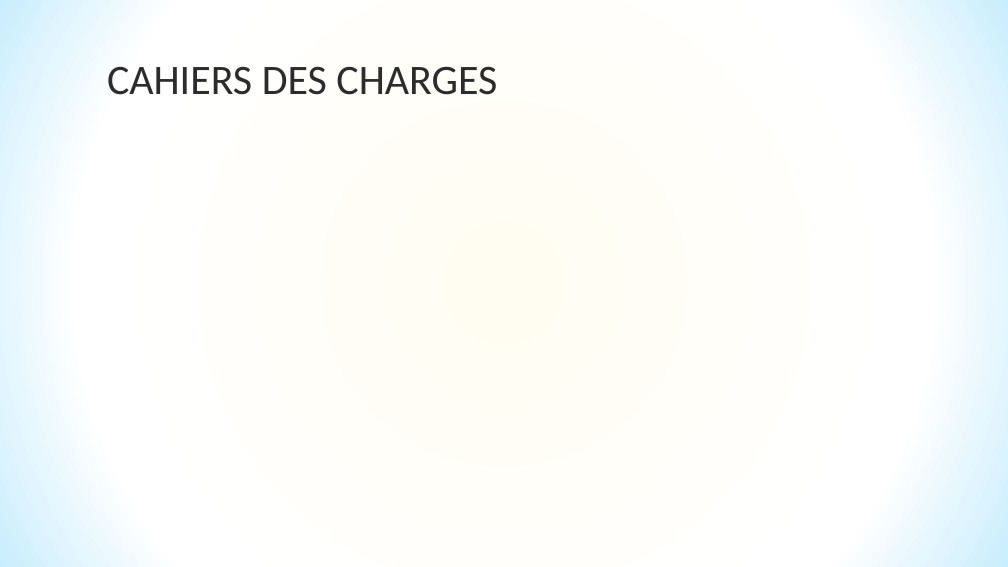
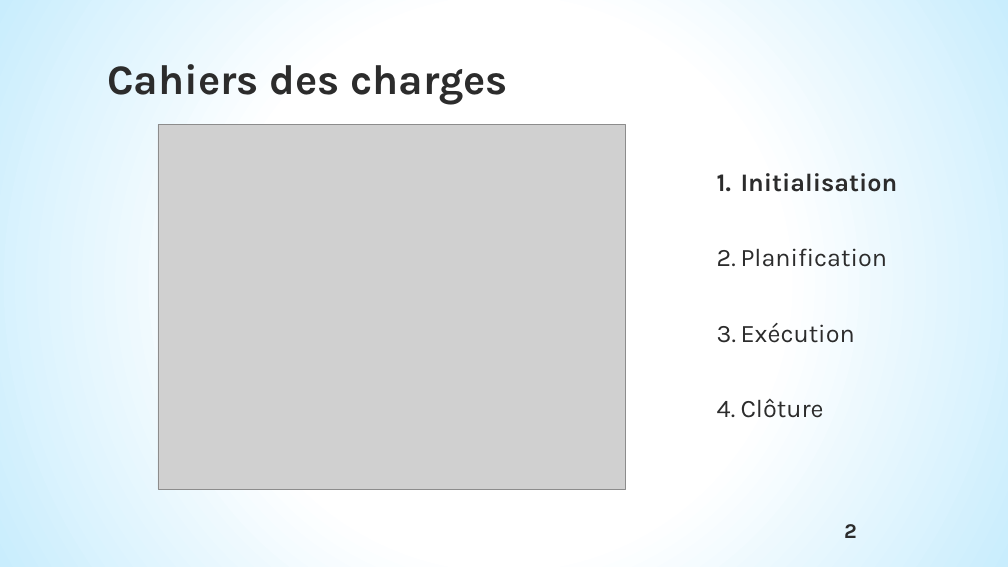
Before and after one commit to bastou2316/p2-java, a slide deck: slide 3 of 4. Cloture/Défense spec.pptx. Drawn at 1008x567 pixels with LibreOffice and Linux fonts; fonts in the diff are those of the drawing; grey boxes stand for pictures; background and template pictures are left out. Boxes give left, top, right and bottom in pixels: in the first picture for what was removed or moved away, otherwise in the second. Text is boxed around its words. In the diff, an @@ line names an element or a change of style, - is before the commit and + after.

Commit message:
Update design

```diff
--- a/4. Cloture/Défense spec.pptx
+++ b/4. Cloture/Défense spec.pptx
@@ background gradient #FFFCF2 to #FFFFFF to #C9EDFD to gradient #FFFFFF to #C9EDFD @@
@@ title at (x1=107, y1=64, x2=508, y2=105): text changed; font Calibri to Karla; bold on @@
-CAHIERS DES CHARGES
+Cahiers des charges
@@ picture added at (x1=158, y1=125, x2=626, y2=489) @@
@@ text added at (x1=741, y1=173, x2=898, y2=418), 24 pt, text #2C2C2C @@
+1. Initialisation
+2. Planification
+3. Exécution
+4. Clôture
@@ page number added at (x1=844, y1=524, x2=857, y2=538), 20 pt, text #2C2C2C, bold @@
+2
```
Also in this commit, not shown: 2 other slides changed.
